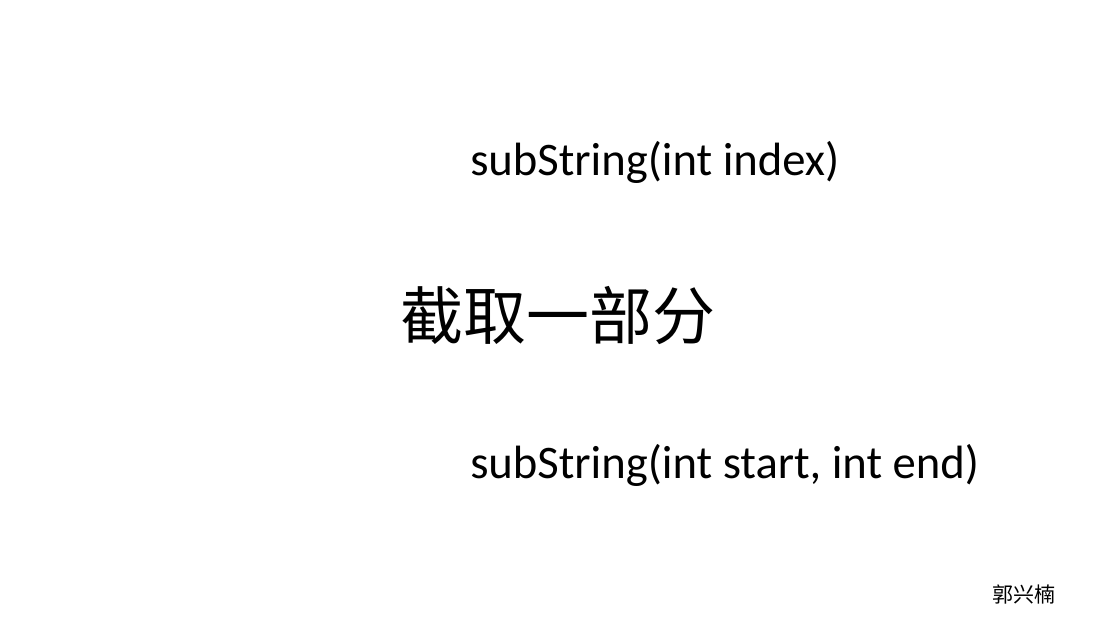
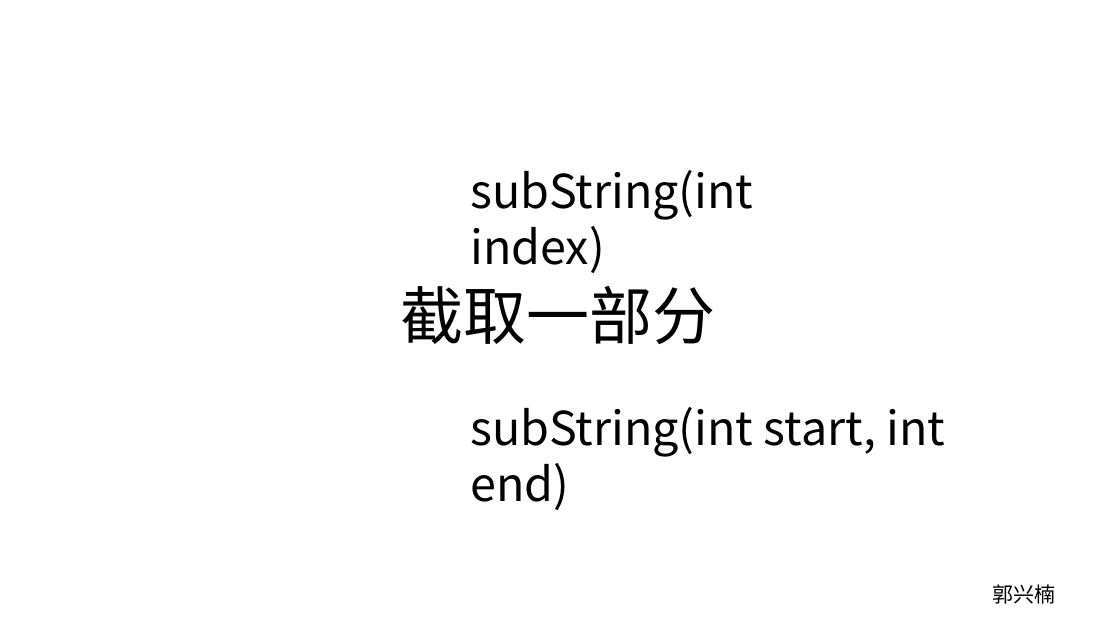
Before and after one commit to mixinan/mygit, a slide deck: slide 16 of 0703.pptx (slide 14 before the commit). Drawn at 1120x630 pixels with LibreOffice and Linux fonts; fonts in the diff are those of the drawing; background and template pictures are left out. Boxes give left, top, right and bottom in pixels: in the first picture for what was removed or moved away, otherwise in the second. Text is boxed around its words. In the diff, an @@ line names an element or a change of style, - is before the commit and + after.

```diff
--- a/0703.pptx
+++ b/0703.pptx
@@ text "subString(int index)": place and size @@
-text "subString(int index)" at (470, 141, 839, 183)
+text "subString(int index)" at (470, 170, 753, 273)
@@ text "subString(int index)" at (470, 170, 753, 273): font Calibri to Noto Sans CJK SC @@
@@ text "subString(int start, int end)" at (470, 407, 946, 510): font Calibri to Noto Sans CJK SC @@
@@ text "subString(int start, int end)": place and size @@
-text "subString(int start, int end)" at (470, 444, 979, 486)
+text "subString(int start, int end)" at (470, 407, 946, 510)
```
Also in this commit, not shown: 5 other slides changed, 4 slides added.
